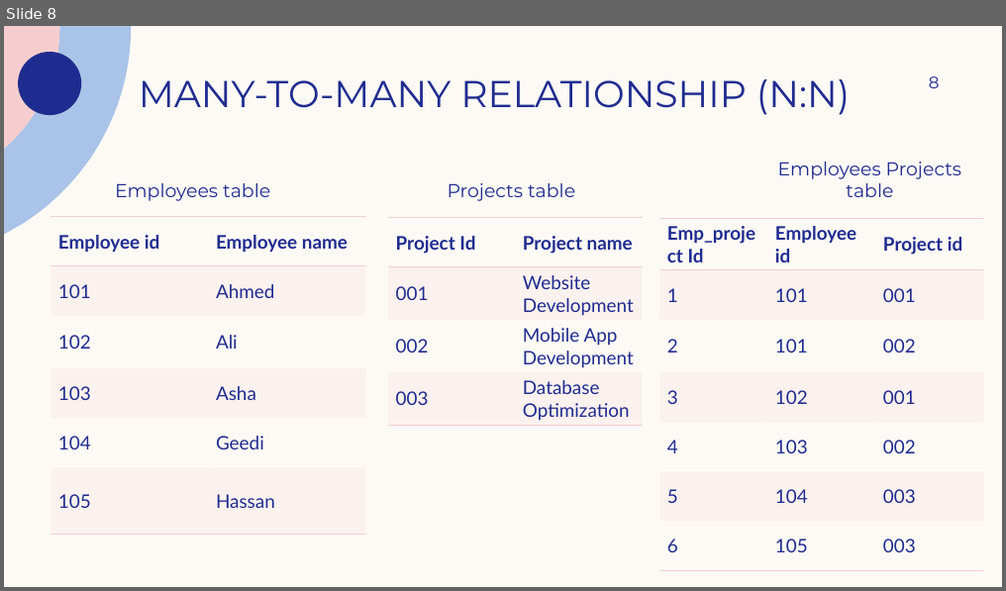
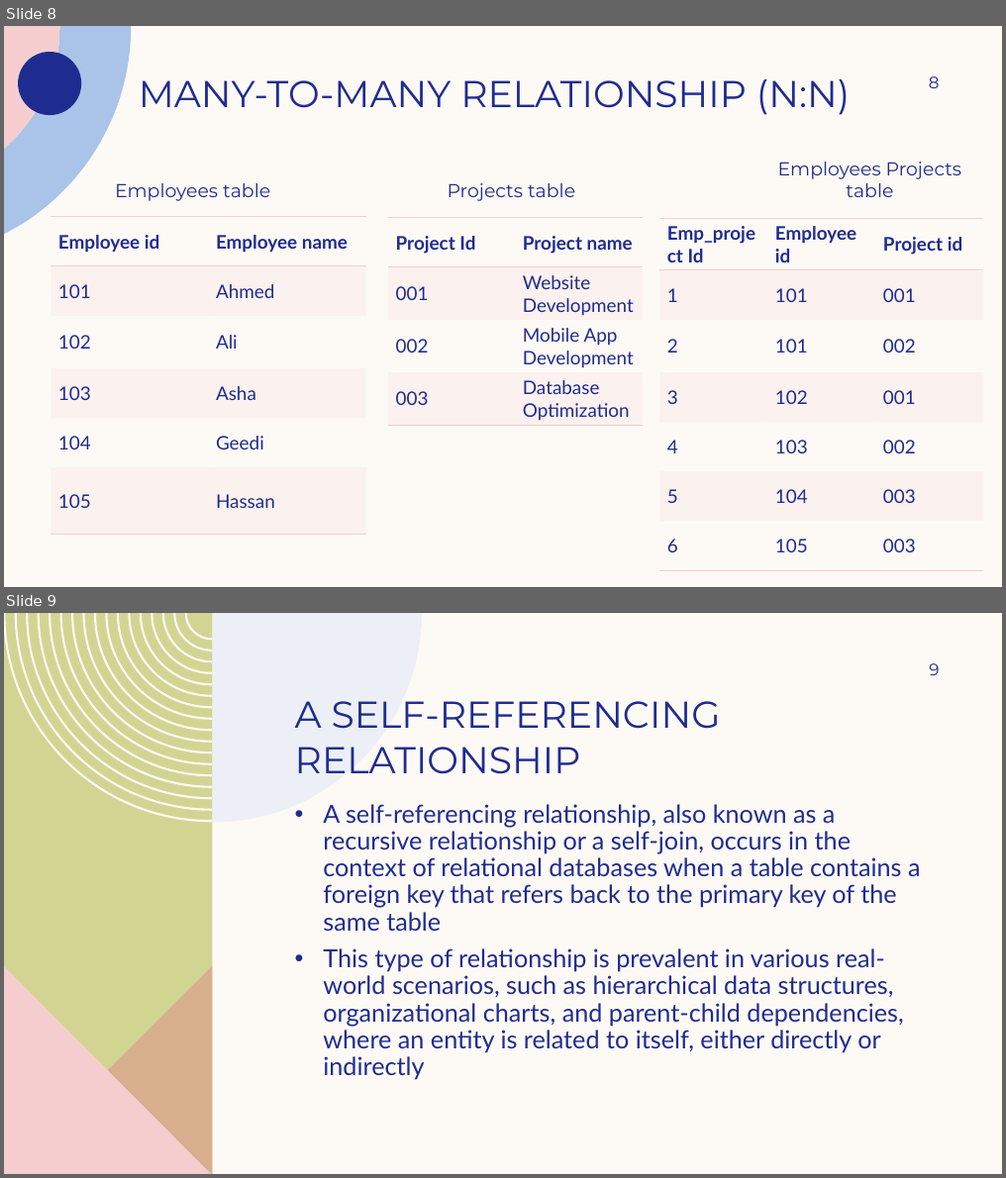
Before and after one commit to som-IT/SQL-slides, a slide deck: database relationships.pptx. Shown one above the other, each under a label of ours: slide 8 before the commit, slides 8 and 9 after it. The pictures are 1006x591 and 1006x1178 pixels, drawn with LibreOffice and Linux fonts; fonts in the diff are those of the drawing. Boxes give left, top, right and bottom in pixels: in the first picture for what was removed or moved away, otherwise in the second. Text is boxed around its words. In the diff, an @@ line names an element or a change of style, - is before the commit and + after.

```diff
--- a/database relationships.pptx
+++ b/database relationships.pptx
@@ slide 9 added at (4,613,1002,1174), background #FDFAF6 @@
@@ freeform shape added at (4,613,212,1174), fill #D2D592 @@
@@ freeform shape added at (4,613,212,822), fill #FDFAF6 @@
@@ freeform shape added at (212,613,422,823), fill #DDE7F6 at 50% opacity @@
@@ page number added at (929,663,939,675), 16 pt, text #1F2C8F @@
+9
@@ title added at (295,701,721,774), 36 pt, text #1F2C8F @@
+A SELF-REFERENCING RELATIONSHIP
@@ text added at (323,804,921,1080), 24 pt, text #1F2C8F @@
+• A self-referencing relationship, also known as a recursive relationship or a self-join, occurs in the context of relational databases when a table contains a foreign key that refers back to the primary key of the same table
+• This type of relationship is prevalent in various real-world scenarios, such as hierarchical data structures, organizational charts, and parent-child dependencies, where an entity is related to itself, either directly or indirectly
@@ freeform shape added at (4,966,213,1174), fill #DE8C8C at 50% opacity @@
@@ freeform shape added at (4,965,212,1174), fill #F5CDCE @@
```
Also in this commit, not shown: 3 other slides added.
